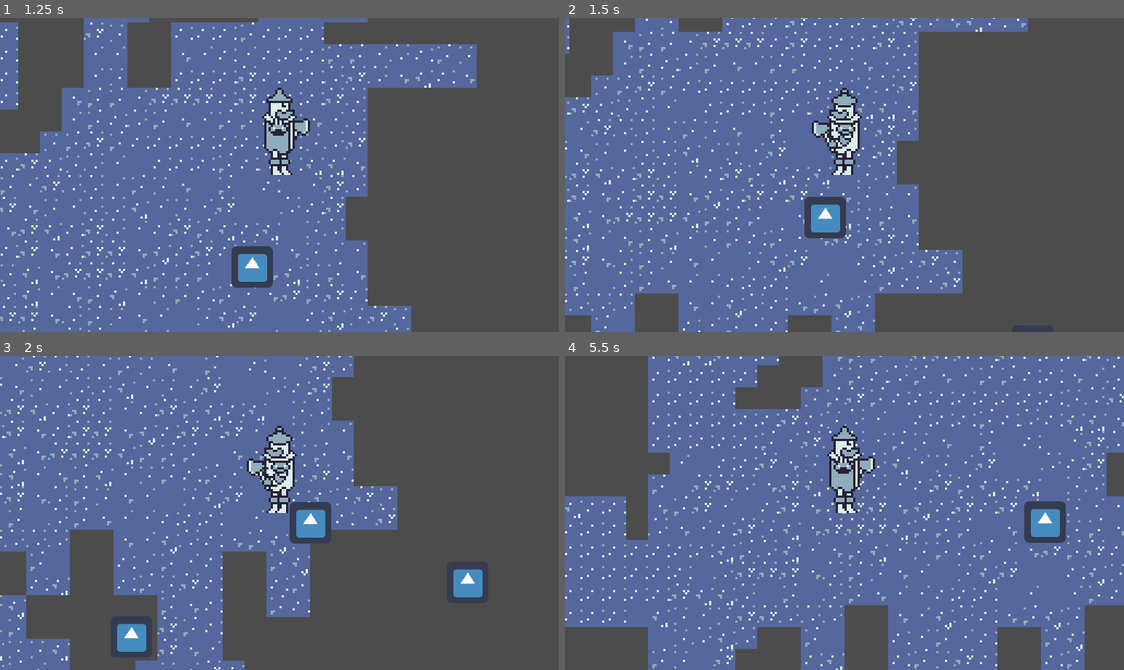
Above: before the commit, frames 1-4 (two rows, left to right).
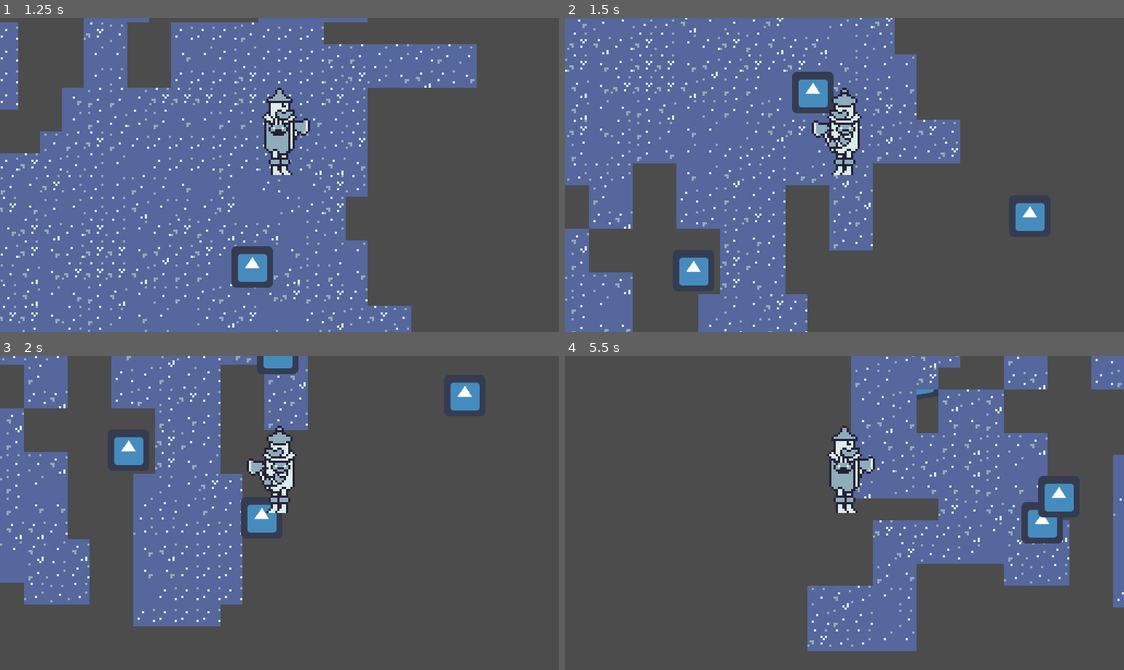
Above: after the commit, the same moments.

Repository: Travh98/GWJ_Jan2023_Heartless
Game: Godot game, scene res://levels/test_level.tscn
Same seed, same stepped clock (60 frames per second), same inputs: the game is played once before the commit and once after it. The engine's default icon, where the game draws it, is replaced by a stand-in: a white triangle on a blue panel in a dark square.
Inputs (mouse positions are in pixels of both pictures, inside the frame that each line leads up to):
- Up to frame 1 (1.25 s): tap Enter at 0.5 s; move the mouse to (402, 159) at 0.52 s; hold D (right) from 0.53 s (still down); click (402, 159) at 0.6 s
- Up to frame 2 (1.5 s): move the mouse to (732, 190) at 1.27 s; release D (right) at 1.28 s; hold S (down) from 1.28 s (still down); tap Space (dash, bound only after the commit) at 1.35 s
- Up to frame 3 (2 s): keep holding S (down)
- Up to frame 4 (5.5 s): move the mouse to (900, 443) at 2.02 s; release S (down) at 2.03 s; hold D (right) 2.03-2.78 s; right-click (900, 443) at 2.1 s; move the mouse to (816, 575) at 2.77 s; hold W (up) 2.78-3.53 s; click (816, 575) at 2.85 s; move the mouse to (1012, 560) at 3.52 s; hold A (left) 3.53-5.03 s; tap Space (dash, bound only after the commit) at 3.6 s; move the mouse to (676, 465) at 4.27 s; right-click (676, 465) at 4.35 s; move the mouse to (872, 513) at 5.02 s; hold S (down) from 5.03 s (still down); click (872, 513) at 5.1 s

Frame 1 is identical in both runs. In frame 2, 27% of the frame differs, in the area x 0-86%, y 0-100%; in frame 3, 31%; in frame 4, 61%, in the area x 0-100%, y 0-100%.

Commit message:
add mappings for attack and dash

Diff:
--- a/project.godot
+++ b/project.godot
@@ -90,7 +90,7 @@
 }
 dash={
 "deadzone": 0.5,
-"events": [ Object(InputEventMouseButton,"resource_local_to_scene":false,"resource_name":"","device":0,"alt":false,"shift":false,"control":false,"meta":false,"command":false,"button_mask":0,"position":Vector2( 0, 0 ),"global_position":Vector2( 0, 0 ),"factor":1.0,"button_index":2,"pressed":false,"doubleclick":false,"script":null)
+"events": [ Object(InputEventKey,"resource_local_to_scene":false,"resource_name":"","device":0,"alt":false,"shift":false,"control":false,"meta":false,"command":false,"pressed":false,"scancode":32,"physical_scancode":0,"unicode":0,"echo":false,"script":null)
  ]
 }
 
